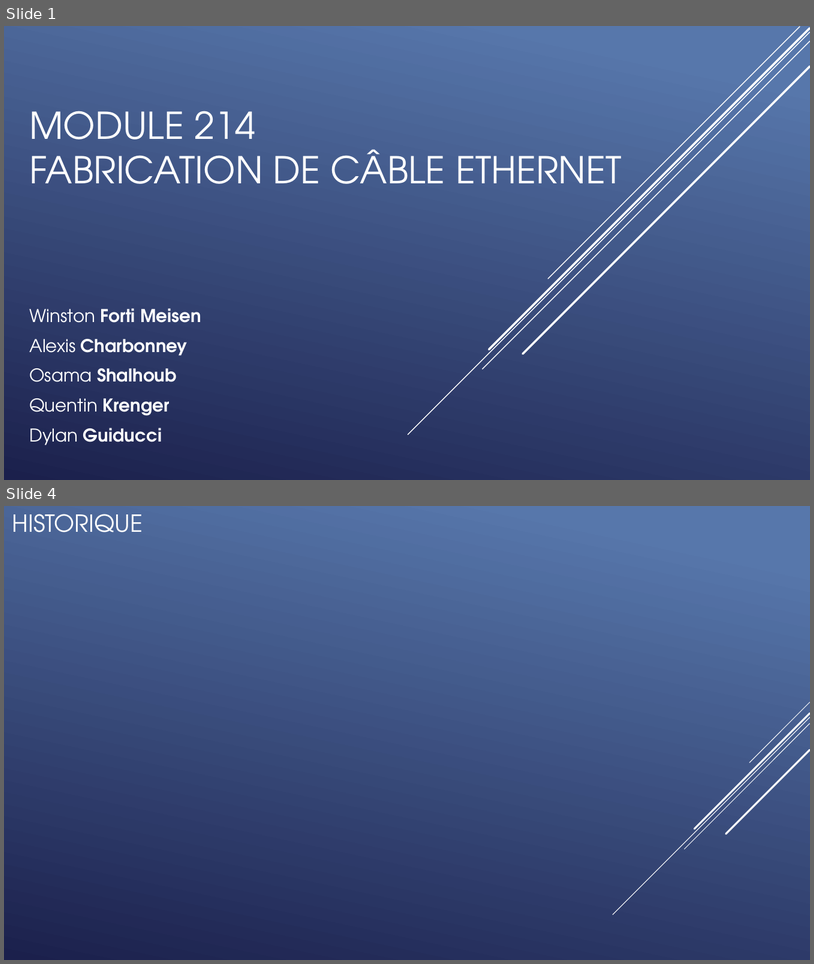
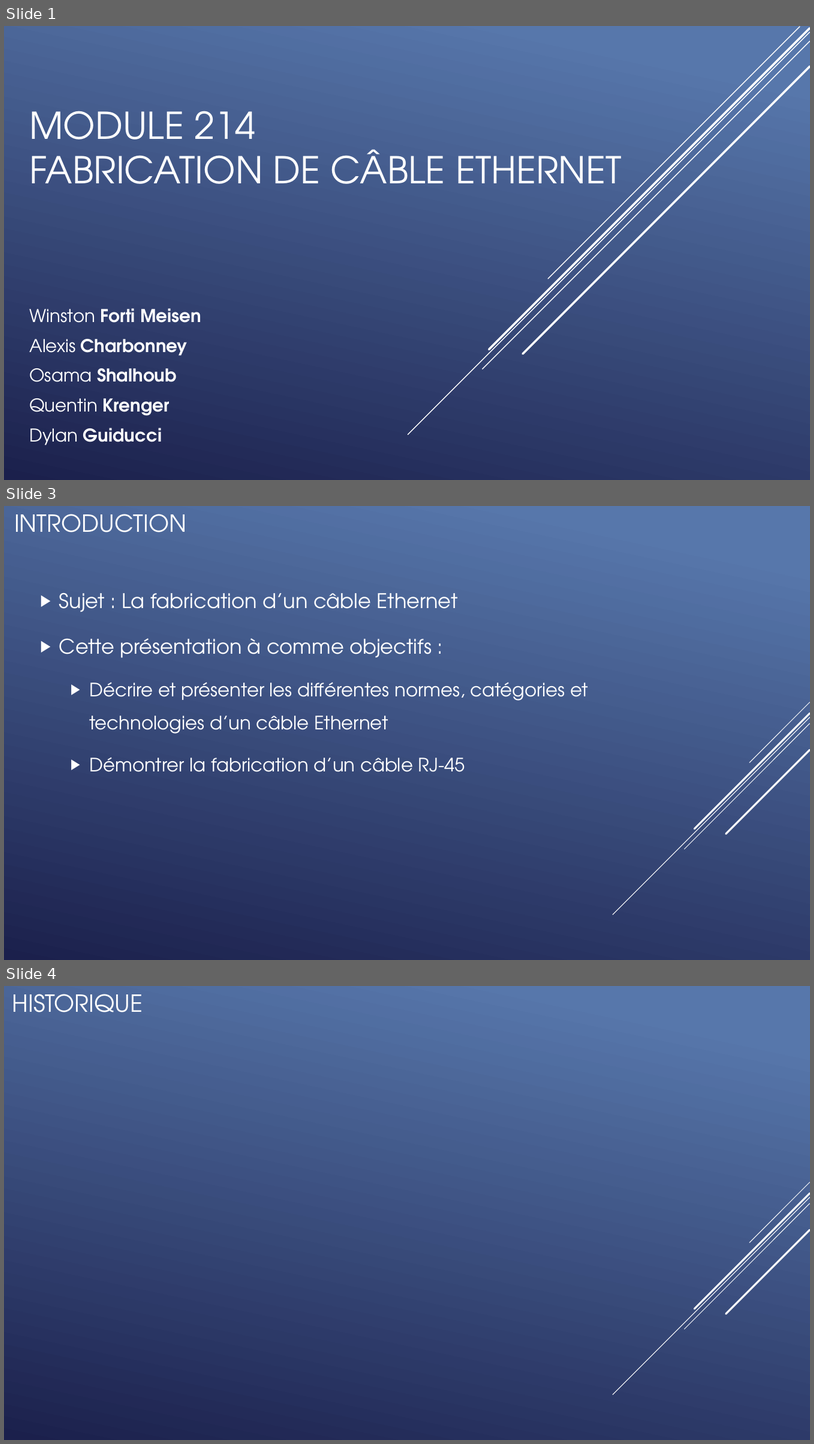
Before and after one commit to QuentinKrg/M214-Ethernet, a slide deck: Module 214 - Fabrication_Ethernet.pptx. Shown one above the other, each under a label of ours: slides 1 and 4 before the commit, slides 1, 3 and 4 after it; the slides between them are not shown. The pictures are 814x964 and 814x1444 pixels, drawn with LibreOffice and Linux fonts; fonts in the diff are those of the drawing. Boxes give left, top, right and bottom in pixels: in the first picture for what was removed or moved away, otherwise in the second. Text is boxed around its words. In the diff, an @@ line names an element or a change of style, - is before the commit and + after.

```diff
--- a/Module 214 - Fabrication_Ethernet.pptx
+++ b/Module 214 - Fabrication_Ethernet.pptx
@@ slide 3 added at (x1=4, y1=506, x2=810, y2=960), background gradient #5877AB to #1C204D; not listed: 5 template elements that a slide beside it also shows @@
@@ title added at (x1=14, y1=514, x2=186, y2=532), 28 pt, text #FFFFFF @@
+INTRODUCTION
@@ text added at (x1=59, y1=592, x2=588, y2=772), 22 pt, text #FFFFFF @@
+  ▶ Sujet : La fabrication d’un câble Ethernet
+  ▶ Cette présentation à comme objectifs :
+    ▶ Décrire et présenter les différentes normes, catégories et technologies d’un câble Ethernet
+    ▶ Démontrer la fabrication d’un câble RJ-45
```
Also in this commit, not shown: 2 slides changed, 2 other slides added, 4 slides removed, 1 other file.
